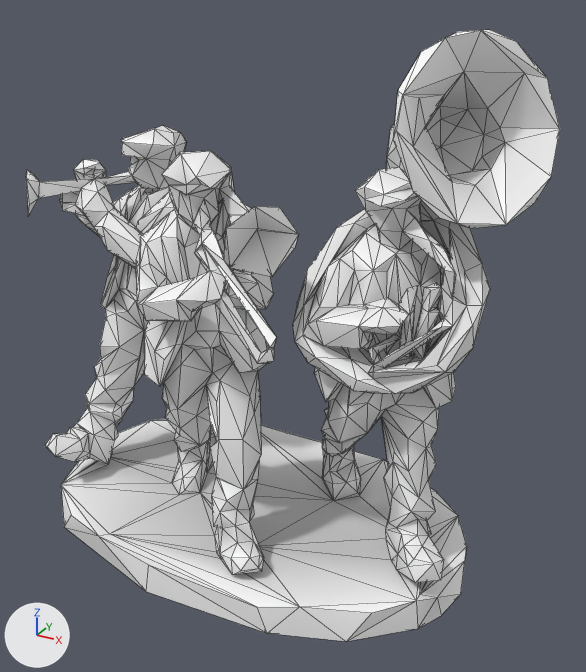
The glTF model public/models/prop_brass.glb, before and after one commit.
Camera for both pictures: a 50 mm camera at (1.43, -2.34, 2.03) aimed at (0.13, 0.03, 0.85). Arrows for +X, +Y and +Z are at lower left; the lights stay in place. The older version comes first. Mesh edges are drawn as thin lines. Where no turn or scale is listed for an object, it has been applied to the vertices.
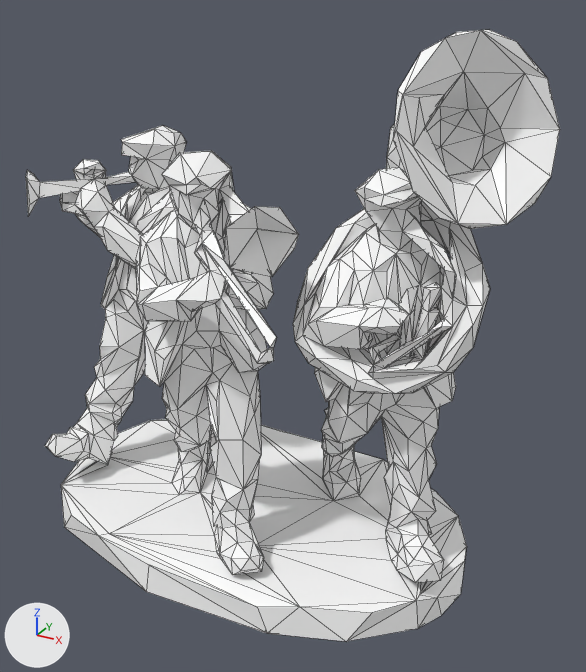
What differs and where, as boxes [x1, y1, x2, y2] in the pictures (586 x 672 px):
'Mesh_0', recoloured: [26, 30, 560, 641] in both

Diff of the bpy script that builds the scene:
```diff
--- a/public/models/prop_brass.glb.py
+++ b/public/models/prop_brass.glb.py
@@ mat_material_0 @@
 n0 = _N.new('ShaderNodeBsdfPrincipled'); n0.name = 'Principled BSDF'
+n0.inputs[0].default_value = (1.0, 1.0, 1.0, 1.0)  # 'Base Color', white #ffffff
 n1 = _N.new('ShaderNodeOutputMaterial'); n1.name = 'Material Output'
-n2 = _N.new('ShaderNodeVertexColor'); n2.name = 'Color Attribute'
 _L.new(n0.outputs[0], n1.inputs[0])  # 'BSDF' to 'Surface'
-_L.new(n2.outputs[0], n0.inputs[0])  # 'Color' to 'Base Color'
```
